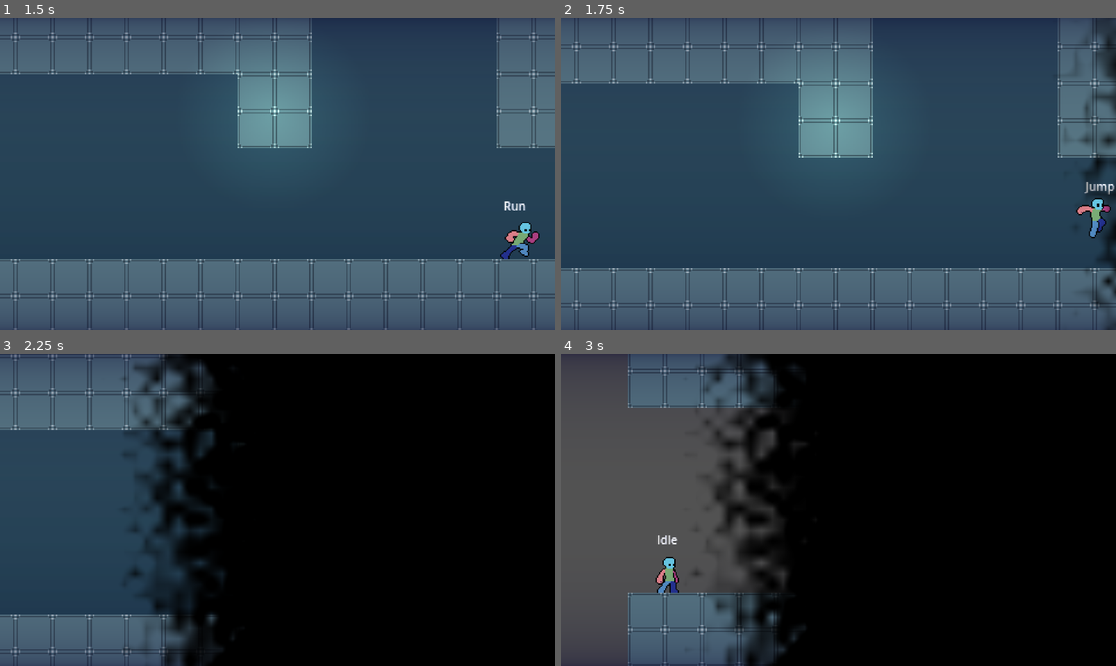
Above: before the commit, frames 1-4 (two rows, left to right).
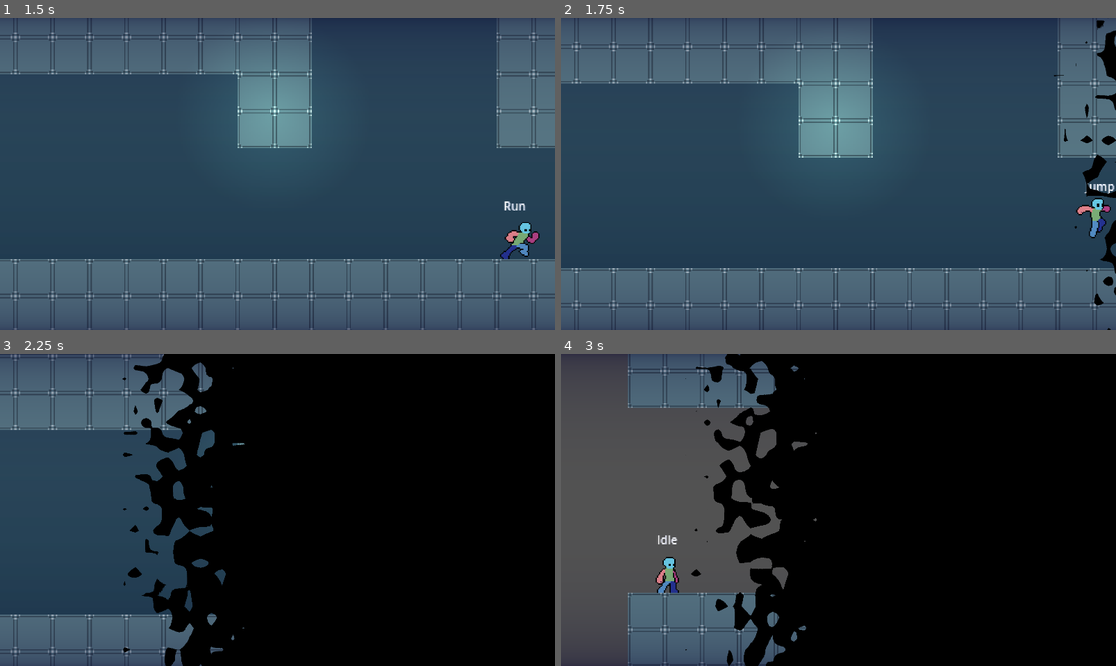
Above: after the commit, the same moments.

Repository: TianJunShi1/harry-forge
Game: Godot game, scene res://main.tscn
Two runs of this game, one before a commit and one after it. Both use one fixed random seed, a clock stepped at 60 frames per second and the inputs below.
Inputs (mouse positions are in pixels of both pictures, inside the frame that each line leads up to):
- Up to frame 1 (1.5 s): move the mouse to (399, 158) at 0.52 s; hold D (right) from 0.53 s (still down); tap E (action) at 0.6 s; tap Space (jump) at 0.77 s; move the mouse to (166, 189) at 1.27 s; tap Shift (run) at 1.35 s
- Up to frame 2 (1.75 s): keep holding D (right); tap Space (jump) at 1.52 s
- Up to frame 3 (2.25 s): move the mouse to (333, 441) at 2.02 s; release D (right) at 2.03 s; hold A (left) from 2.03 s (still down); tap E (action) at 2.1 s
- Up to frame 4 (3 s): move the mouse to (810, 572) at 2.77 s; release A (left) at 2.78 s; hold D (right) from 2.78 s (still down); tap Shift (run) at 2.85 s

Frame 1 is identical in both runs. In frame 2, 1.9% of the frame differs, in the area x 88-100%, y 0-100%; in frame 3, 5.5%; in frame 4, 5.7%, in the area x 22-47%, y 0-100%.

Commit message:
tweak: shape_feathering 改为 0 实现硬切边溶解效果
https://claude.ai/code/session_01Nep7k7bm9abyPcpCngC5Ws

Diff:
--- a/main.gd
+++ b/main.gd
@@ -22,7 +22,7 @@
 	mat.set_shader_parameter(&"shape_tiling",     0.4)
 	mat.set_shader_parameter(&"shape_rotation",   0.0)   # 旋转+mod 会在贴图边界产生撕裂线
 	mat.set_shader_parameter(&"shape_scroll",     Vector2(0.0, 0.0))  # 滚动造成转场期间拉伸感
-	mat.set_shader_parameter(&"shape_feathering", 0.4)
+	mat.set_shader_parameter(&"shape_feathering", 0.0)
 	mat.set_shader_parameter(&"shape_treshold",   1.0)
 
 	_fade_rect.material = mat
